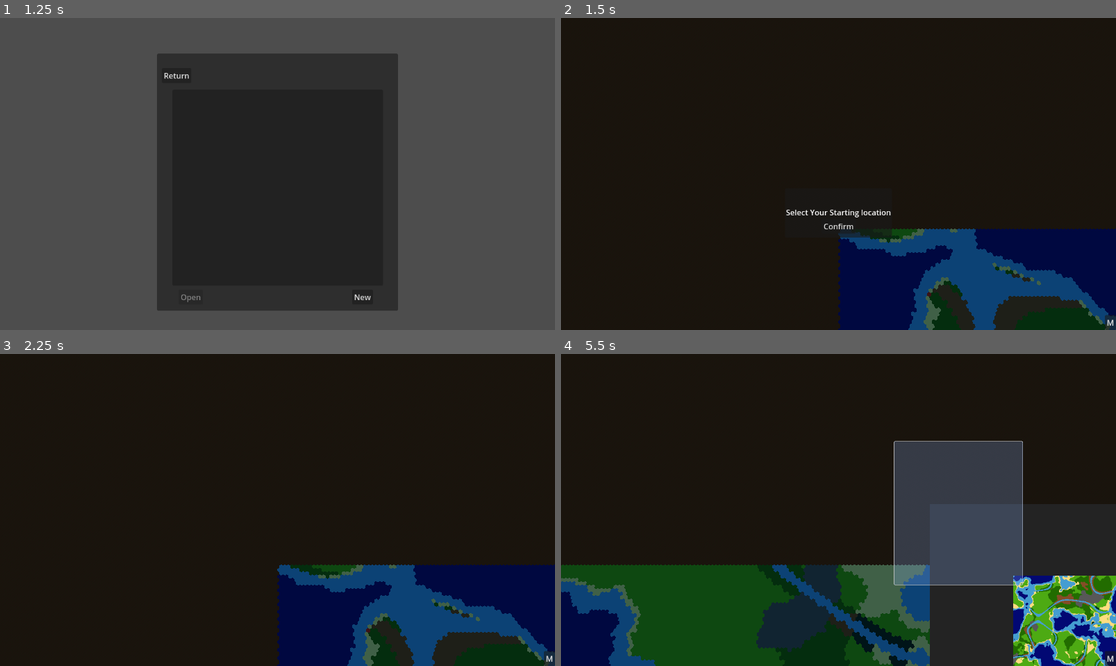
Above: before the commit, frames 1-4 (two rows, left to right).
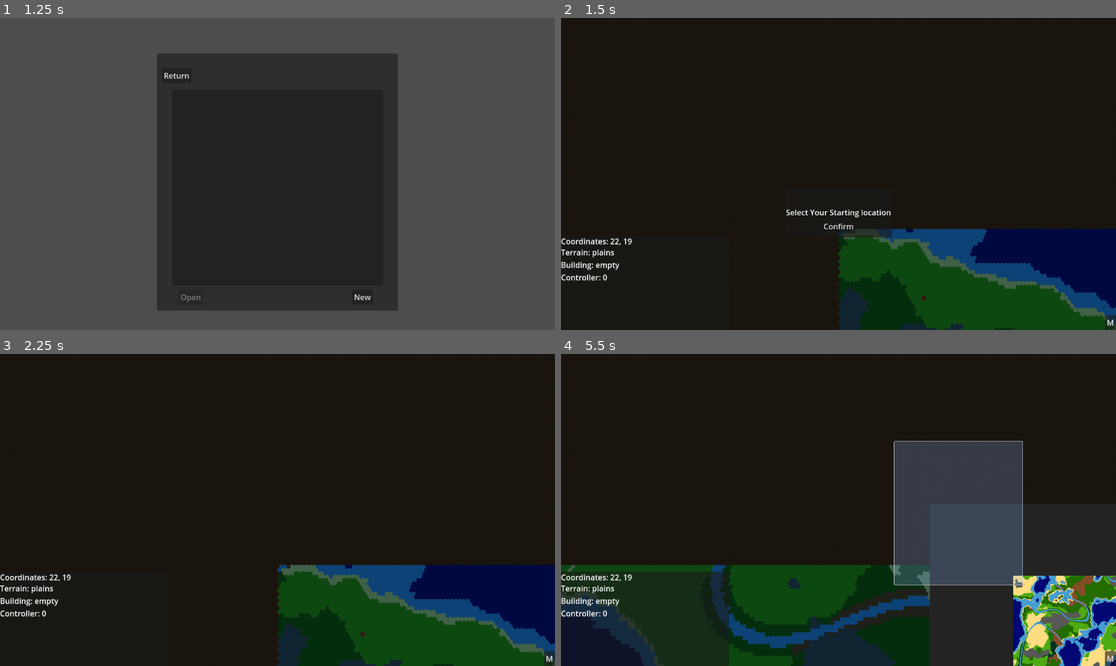
Above: after the commit, the same moments.

Repository: Bonono63/Grand-Strategy-Prototype-II
Game: Godot game, scene res://Menus/main_menu.tscn
Same seed, same stepped clock (60 frames per second), same inputs: the game is played once before the commit and once after it.
Inputs (mouse positions are in pixels of both pictures, inside the frame that each line leads up to):
- Up to frame 1 (1.25 s): click "Singleplayer" at 0.5 s
- Up to frame 2 (1.5 s): click "New" at 1.25 s
- Up to frame 3 (2.25 s): click "Confirm" at 2 s
- Up to frame 4 (5.5 s): click "M" at 2.75 s; click "M" at 3.5 s; click "M" at 4.25 s; tap Enter at 5 s; drag from (1021, 584) to (894, 441) at 5.02 s

Frame 1 is identical in both runs. In frame 2, 11% of the frame differs, in the area x 0-100%, y 67-100%; in frame 3, 11%; in frame 4, 22%.

Commit message:
It Works!

Diff:
--- a/Utilities/utils.gd
+++ b/Utilities/utils.gd
@@ -3,6 +3,6 @@
 
 static func initate_2d_array(array : Array, length : int, width : int) -> void:
 	for x in length:
-		var temp : Array
-		temp.resize(width)
-		array.append(temp)
+		var _temp : Array = []
+		_temp.resize(width)
+		array.append(_temp)
--- a/World/Camera3D.gd
+++ b/World/Camera3D.gd
@@ -2,7 +2,7 @@
 
 const zoom_increment = 20
 const max_zoom = 1000
-@export var min_zoom = 3
+@export var min_zoom = 1
 const default_zoom = 50
 
 const rotation_control_enabled = false
@@ -14,8 +14,6 @@
 
 var x = 0
 var y = 0
-
-@export var width_clamp_modifier : float
 
 var position_control = false
 var rotation_control = false
@@ -99,8 +97,8 @@
 	position.y = clamp(position.y, min_zoom, max_zoom)
 
 	#position.x = clamp(position.x, 0,)
-	position.x = clamp(position.x, 0, Map.length*0.75)
-	position.z = clamp(position.z, 0, Map.width*width_clamp_modifier)
+	position.x = clamp(position.x, 0, Map.length*sqrt(3)/2+(sqrt(3)/4))
+	position.z = clamp(position.z, 0, Map.width*0.75+0.5)
 
 	x = 0
 	y = 0
--- a/World/World.gd
+++ b/World/World.gd
@@ -1,6 +1,5 @@
 extends Node3D
 
-var seed
 #@onready var terrain_renderer = $Terrain
 @onready var minimap = $GUI/Minimap
 @onready var camera = $Camera
@@ -26,8 +25,7 @@
 
 var terrain_texture : ImageTexture
 
-const hexagon_width = sqrt(3)
-const hexagon_half_width = sqrt(3)/2
+const HEXAGON_WIDTH = sqrt(3)/2
 
 var sand_color = Color(1, 0.870588, 0.501961, 1)
 
@@ -43,27 +41,9 @@
 	Queue.clear_queue()
 	Map.clear(size)
 	if _save.is_empty():
-		generate_world(size,seed)
+		generate_world(size,randi())
 	else:
 		open(_save)
-
-func _init():
-	seed = randi()
-
-	#var speed : float
-	#var attack : float = 100
-	#var defense : float = 50
-	#var equipment : float = 5000
-	#var manpower : float = 5000
-	#var max_strength : float = (equipment + manpower) / 2
-	#var actual_strength : float = max_strength
-	#var morale : float
-	#var defense_mod : float
-	#var unit : Array = [attack, defense, speed, max_strength, actual_strength, morale, equipment, manpower, defense_mod] #simple mock division with all necessary stats
-	#unitFightingEqual(unit)
-	#var unitA = [100, 50, 10, 1, 1, 1, 5000, 5000, null]
-	#var unitB = [50, 25, 20, 1, 1, 1, 2500, 2500, null]
-	#division.combat(unitA, unitB
 
 func _unhandled_input(event):
 	if event is InputEventKey:
@@ -120,12 +100,9 @@
 
 	connect("tile_selected", Callable(self, "inspector_update"))
 	pick_starting_city_prompt()
-	get_tile_world_pos(Vector2(0,0))
 
 func on_tile_map_update(coordinates : Vector2i):
-	#generate_terrain_map()
-	#update_terrain_map()
-	pass
+	set_color(coordinates, get_tile_color(coordinates))
 
 #func on_generate_map_texture():
 	#terrain_renderer.texture = terrain_texture
@@ -143,7 +120,7 @@
 	Map.length = image.get_width()
 	Map.width = image.get_height()
 
-	var tile_map : Array
+	var tile_map : Array = []
 	utils.initate_2d_array(tile_map, Map.length, Map.width)
 
 	for x in Map.length:
@@ -170,7 +147,7 @@
 
 	for x in Map.length:
 		for y in Map.width:
-			var color : Color
+			var color : Color = Color()
 			#tile type
 			color.r8 = Map.tile_map[x][y].terrain_type
 			#building type
@@ -199,20 +176,20 @@
 	var river_map_noise = FastNoiseLite.new()
 
 	moisture_map_noise.noise_type = FastNoiseLite.TYPE_SIMPLEX
-	height_map_noise.seed = randi()
+	height_map_noise.seed = _seed
 	height_map_noise.frequency = 0.0075
 	height_map_noise.fractal_type = FastNoiseLite.FRACTAL_FBM
 
 	moisture_map_noise.noise_type = FastNoiseLite.TYPE_SIMPLEX_SMOOTH
-	moisture_map_noise.seed = randi()
+	moisture_map_noise.seed = _seed+1
 	moisture_map_noise.frequency = 0.0075
 
 	temperature_map_noise.noise_type = FastNoiseLite.TYPE_SIMPLEX_SMOOTH
-	temperature_map_noise.seed = randi()
+	temperature_map_noise.seed = _seed+2
 	temperature_map_noise.frequency = 0.0075
 
 	river_map_noise.noise_type = FastNoiseLite.TYPE_SIMPLEX_SMOOTH
-	river_map_noise.seed = randi()
+	river_map_noise.seed = _seed+3
 	river_map_noise.frequency = 0.01
 	river_map_noise.fractal_type = FastNoiseLite.FRACTAL_RIDGED
 	river_map_noise.fractal_lacunarity = 0
@@ -254,7 +231,7 @@
 			if river_image.get_pixel(x,y).r >= river_moisture_cutoff:
 				moisture_image.set_pixel(x,y, Color(moisture_image.get_pixel(x,y).r+river_moisture_addition, moisture_image.get_pixel(x,y).g+river_moisture_addition, moisture_image.get_pixel(x,y).b+river_moisture_addition))
 
-	var tile_map : Array
+	var tile_map : Array = []
 	utils.initate_2d_array(tile_map, size.x, size.y)
 
 	for x in size.x:
@@ -357,8 +334,6 @@
 
 func generate_terrain_map() -> void:
 	$"Terrain MultiMesh".multimesh.instance_count = Map.length * Map.width
-	#fcd062 fcbe49
-	var sand_color = Color("fcbe49")
 
 	var id : int = 0
 	for x in Map.length:
@@ -366,18 +341,15 @@
 
 			var x_offset : float = 0
 			if (z % 2) == 1:
-				x_offset = hexagon_half_width/2
-
-			var instance_transform : Vector3 = Vector3(x*(sqrt(3)/2)-(x_offset)+(sqrt(3)/2),0,-z*(3.0/4.0)-0.5)
+				x_offset = HEXAGON_WIDTH/2
+
+			var instance_transform : Vector3 = Vector3(x*HEXAGON_WIDTH-(x_offset)+HEXAGON_WIDTH,0,-z*(3.0/4.0)-0.5)
 
 			$"Terrain MultiMesh".multimesh.set_instance_transform(id, Transform3D(Basis(), Vector3(instance_transform)))
-			#$"Terrain MultiMesh".multimesh.set_instance_color(id, color)
 			$"Terrain MultiMesh".multimesh.set_instance_color(id, get_tile_color(Vector2i(x,z)))
 			id+=1
 
 	var image : Image = Image.create(Map.length, Map.width, false, Image.FORMAT_RGBA8)
-
-	#var sand_color = Color(1, 0.870588, 0.501961, 1)
 
 	for x in Map.length:
 		for y in Map.width:
@@ -454,31 +426,11 @@
 			minimap_drag = false
 
 func world_collision_setup():
-	#var num = 0
-	#for x in Map.length:
-	#	for y in Map.width:
-	#
-	#		var y_offset : float = 0
-	#		if (x % 2) == 0:
-	#			y_offset = sqrt(3)/2
-	#
-	#		var _tile = preload("res://World/tile.tscn").instantiate()
-	#		_tile.position = Vector3((x*(2*(3.0/4.0))),0,-((y*hexagon_width)-(y_offset)))
-	#		_tile.init(Vector2i(x,y))
-	#		$"World Collision".add_child(_tile)
-	#		_tile.connect("input_event", Callable($"World Collision", "on_input_event"))
-	#		print(num)
-	#		num+=1
-
-	#print(Map.terrain_types.keys()[Map.tile_map[0][0].terrain_type])
-
-	#print("length: ", map.length, " width: ", map.width)
-	var collision_shape : Vector3 = Vector3((Map.length*0.75)+sqrt(3)/7, 0, (Map.width*sqrt(3)/2)+hexagon_half_width/2)
+	var collision_shape : Vector3 = Vector3(Map.length*HEXAGON_WIDTH+HEXAGON_WIDTH/2, 0, (Map.width*0.75)+0.25)
 	var collision_position : Vector3 = Vector3((collision_shape.x/2), 0.001, (collision_shape.z/2))
-	print(collision_position)
-
-	#$"Map Input Events/MeshInstance3D".position = collision_position
-	#$"Map Input Events/CollisionShape3D".position = collision_position
+
+	$"Map Input Events/MeshInstance3D".position = collision_position
+	$"Map Input Events/CollisionShape3D".position = collision_position
 
 	$"Map Input Events/CollisionShape3D".shape.size = collision_shape
 	$"Map Input Events/MeshInstance3D".mesh.size = collision_shape
@@ -488,76 +440,86 @@
 func world_input_event(_a, event, _position, _d, _e):
 	if event is InputEventMouseButton:
 		if event.is_action_released("left_click"):
-			print("_position ",_position)
 			var transformed = transform_input_position(_position)
-			print("transformed ", transformed)
-			if _position.x > 0 and _position.z > 0:
+			if transformed.x >= 0 and transformed.x <= Map.length-1 and transformed.y >= 0 and transformed.y <= Map.width-1:
 				if prev_input_pos != null:
 					set_color(prev_input_pos, get_tile_color(prev_input_pos))
-				set_color(Vector2i(transformed.x, transformed.z), "ed2e21")
-				prev_input_pos = Vector2i(transformed.x, transformed.z)
-
-# Code adapted from https://www.youtube.com/watch?v=0nXmuJuWS8I
-func transform_input_position(pos : Vector3) -> Vector3:
-
-	var original = pos
-
-	pos.x-=sqrt(3)/2
-	pos.x/=sqrt(3)/2
-	pos.x+=0.5
-
-	pos.z/=0.75
+				set_color(Vector2i(transformed.x, transformed.y), "ed2e21")
+				prev_input_pos = Vector2i(transformed.x, transformed.y)
+				inspector_update(transformed)
+
+func transform_input_position(pos : Vector3) -> Vector2:
+
+	var finalPos : Vector2
+
+	var translated_pos : Vector2 = Vector2(pos.x, pos.z)
+
+	translated_pos.x-=HEXAGON_WIDTH
+	translated_pos.x/=HEXAGON_WIDTH
+	translated_pos.x+=0.5
+
+	translated_pos.y/=0.75
 
 	var oddRow : bool = false
-	if int(pos.z) % 2 == 1:
+	if int(translated_pos.y) % 2 == 1:
 		oddRow = true
-		#print("odd")
-		pos.x += 0.5
-
-	print("translated pos: ",pos)
-
-	var roughZ = int(pos.z)
-	var roughX = int(pos.x)
-
-	print("Rough x: ",roughX, " z: ", roughZ)
-
-	var roughPos = Vector3i(roughX, 0, roughZ)
-
-	var neighbors : Array = [
-		Vector3i(roughPos+Vector3i(-1,0,+0)),
-		Vector3i(roughPos+Vector3i(+1,0,+0)),
-
-		Vector3i(roughPos+Vector3i(+0,0,+1)),
-		Vector3i(roughPos+Vector3i(+0,0,-1))
-	]
-
-	if oddRow:
-		neighbors.append(Vector3i(roughPos+Vector3i(+1,0,+1)))
-		neighbors.append(Vector3i(roughPos+Vector3i(+1,0,-1)))
-	else:
-		neighbors.append(Vector3i(roughPos+Vector3i(-1,0,+1)))
-		neighbors.append(Vector3i(roughPos+Vector3i(-1,0,-1)))
-
-	var closestPos : Vector3 = pos
-
-	for neighbor in neighbors:
-		print("pos: ", pos)
-		print(neighbor, " tile location: ",get_tile_world_pos(Vector2i(neighbor.x, neighbor.z)))
-		print(pos.distance_to(get_tile_world_pos(Vector2i(neighbor.x, neighbor.z))))
-		print(pos.distance_to(get_tile_world_pos(Vector2i(closestPos.x, closestPos.z))))
-		if pos.distance_to(get_tile_world_pos(Vector2i(neighbor.x, neighbor.z))) < pos.distance_to(get_tile_world_pos(Vector2i(closestPos.x, closestPos.z))):
-			closestPos = neighbor
-			print(closestPos)
-
-	return closestPos
-
-func get_tile_world_pos(pos : Vector2i) -> Vector3:
+		translated_pos.x += 0.5
+
+	var roughY = int(translated_pos.y)
+	var roughX = int(translated_pos.x)
+
+	var roughPos = Vector2(roughX, roughY)
+
+	var rough_world_pos = get_tile_world_pos(Vector2i(roughX, roughY))
+
+	finalPos = roughPos
+
+	# solve upper triangle cases
+
+	#upper most point on the upper triangle in relation to the center of the hexagon
+	var A = Vector2(rough_world_pos.x,rough_world_pos.y-0.5)
+	#left most point on the upper triangle in relation to the center of the hexagon
+	var B = Vector2(rough_world_pos.x-HEXAGON_WIDTH/2,rough_world_pos.y-0.25)
+	#right most point on the upper triangle in relation to the center of the hexagon
+	var C = Vector2(rough_world_pos.x+HEXAGON_WIDTH/2,rough_world_pos.y-0.25)
+
+	if pos.z < B.y:
+		if !point_in_triangle(A,B,C,Vector2(pos.x,pos.z)):
+			if pos.x < rough_world_pos.x:
+				if oddRow:
+					finalPos = Vector2(roughPos+Vector2(-1,-1))
+				else:
+					finalPos = Vector2(roughPos+Vector2(0,-1))
+			else:
+				if oddRow:
+					finalPos = Vector2(roughPos+Vector2(0,-1))
+				else:
+					finalPos = Vector2(roughPos+Vector2(1,-1))
+
+	return finalPos
+
+func point_in_triangle(A : Vector2, B : Vector2, C : Vector2, P : Vector2) -> bool:
+	#
+	# Massive credit to this video youtu.be/HYAgJN3x4GA?list=PLFt_AvWsXl0cD2LPxcjxVjWTQLxJqKpgZ
+	#
+
+	var s1 : float = C.y - A.y
+	var s2 : float = C.x - A.x
+	var s3 : float = B.y - A.y
+	var s4 : float = P.y - A.y
+
+	var w1 : float = (A.x * s1 + s4 * s2 - P.x * s1) / (s3 * s2 - (B.x-A.x) * s1)
+	var w2 : float = (s4- w1 * s3) / s1
+
+	return w1 >= 0 and w2 >= 0 and (w1 + w2) <= 1
+
+func get_tile_world_pos(pos : Vector2) -> Vector2:
 
 	var x_offset : float = 0
-	if (pos.y % 2) == 1:
-		x_offset = hexagon_half_width/2
-
-	return Vector3((pos.x*sqrt(3)/2)-(x_offset)+(sqrt(3)/2),0,-pos.y*(3.0/4.0)-0.5)
+	if (int(pos.y) % 2) == 1:
+		x_offset = HEXAGON_WIDTH/2
+
+	return Vector2((pos.x*sqrt(3)/2)-(x_offset)+(sqrt(3)/2), pos.y*(3.0/4.0)+0.5)
 
 func inspector_update(_position : Vector2i):
 	var info = $"GUI/location Inspector/info"
--- a/World/world.tscn
+++ b/World/world.tscn
@@ -19,6 +19,7 @@
 [sub_resource type="StandardMaterial3D" id="StandardMaterial3D_cu2ct"]
 vertex_color_use_as_albedo = true
 vertex_color_is_srgb = true
+grow_amount = -0.78
 
 [sub_resource type="MultiMesh" id="MultiMesh_3cdo6"]
 transform_format = 1
--- a/selection.gd
+++ b/selection.gd
@@ -11,7 +11,7 @@
 signal area_selected
 signal start_moving_selection
 
-func _process(delta):
+func _process(_delta):
 	if Input.is_action_just_pressed("left_click"): #when the user clicks left mouse the vector begins
 		start = mouse_position_global
 		start_vector = mouse_position
@@ -41,8 +41,8 @@
 
 func draw_area(draw=true): #draws a rectangle based on the vector the user drags
 	get_node("Panel").size = Vector2(abs(start_vector.x - end_vector.x), abs(start_vector.y - end_vector.y))
-	var position = Vector2()
-	position.x = min(start_vector.x, end_vector.x)
-	position.y = min(start_vector.y, end_vector.y)
-	get_node("Panel").position = position
+	var _position = Vector2()
+	_position.x = min(start_vector.x, end_vector.x)
+	_position.y = min(start_vector.y, end_vector.y)
+	get_node("Panel").position = _position
 	get_node("Panel").size *= int(draw)
